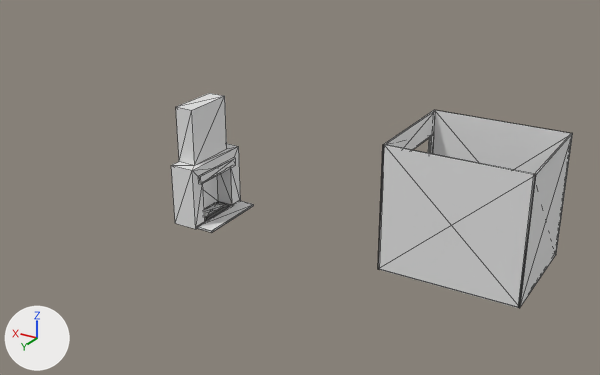
Before and after pictures for a commit that changed the glTF model game/assets/models/interior/the_hollow/the_hollow_masonry.glb.
Rendered twice from a 50 mm lens placed at (-6.74, 11.8, 8.38), pointed at (2.15, -3.01, 0.98). Every picture has the same lights, and +X, +Y and +Z are marked at lower left. The older version comes first. Mesh edges are drawn as thin lines. Vertices at exactly the same position are counted once.

In view in the first picture: 'embers', 'masonry'.
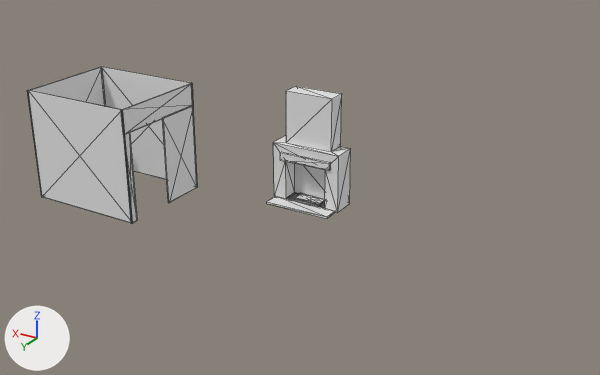
What differs and where, as boxes (x1, y1, x2, y2) in the pictures (600 x 375 px; the box of a moved part takes in the faces that stretch with it):
'masonry', reshaped (19% narrower, 27% shorter)
    before: (171, 93, 573, 308)
    after: (27, 67, 351, 223)
'embers', moved, turned
    before: (204, 203, 224, 218)
    after: (295, 193, 325, 205)
part 1 of me_masonry, moved or reshaped
    before: (171, 93, 241, 229)
    after: (273, 86, 351, 213)
part 2 of me_masonry, moved or reshaped
    before: (197, 200, 254, 233)
    after: (267, 196, 336, 219)
part 3 of me_masonry, moved or reshaped
    before: (199, 157, 236, 184)
    after: (280, 152, 330, 171)
part 4 of me_masonry, added
    after: (27, 67, 198, 223)
part 5 of me_masonry, deleted
    before: (378, 110, 573, 308)

The change in detail:
me_masonry is used by ob_masonry; location (0.0, 0.0, 0.0).
me_masonry had 80 vertices, 152 faces and spanned x -3.28..4.72, y -4.68..-1.66, z 0.0..2.75.
me_masonry now has 80 vertices, 152 faces and spans x 1.76..8.52, y -4.71..-1.14, z 0.0..2.75.
me_masonry part 1: the loose piece of 28 vertices spanning x 4.12..4.72, y -3.46..-1.66, z 0.0..2.74 is turned -90 degrees about the z axis through its middle, then moved by (-1.76, -1.85, 0.0).
me_masonry part 2: the loose piece of 8 vertices spanning x 3.7..4.12, y -3.41..-1.71, z 0.0..0.05 is turned -90 degrees about the z axis through its middle, then moved by (-1.25, -1.34, 0.0).
me_masonry part 3: the loose piece of 8 vertices spanning x 4.07..4.14, y -3.24..-1.88, z 1.05..1.24 is turned -90 degrees about the z axis through its middle, then moved by (-1.45, -1.54, 0.0).
me_masonry part 4: a new loose piece of 36 vertices spanning x 5.57..8.52, y -3.63..-1.14, z 0.0..2.75.
me_masonry part 5: the loose piece of 36 vertices spanning x -3.28..-0.28, y -4.68..-2.1, z 0.0..2.75 is deleted.
me_embers is used by ob_embers; location (0.0, 0.0, 0.0).
me_embers had 8 vertices, 12 faces and spanned x 4.22..4.52, y -2.92..-2.2, z 0.05..0.085.
me_embers now has 8 vertices, 12 faces and spans x 2.3..3.02, y -4.51..-4.21, z 0.05..0.085.
me_embers part 6: the whole mesh is turned -90 degrees about the z axis through its middle, then moved by (-1.71, -1.8, 0.0).
